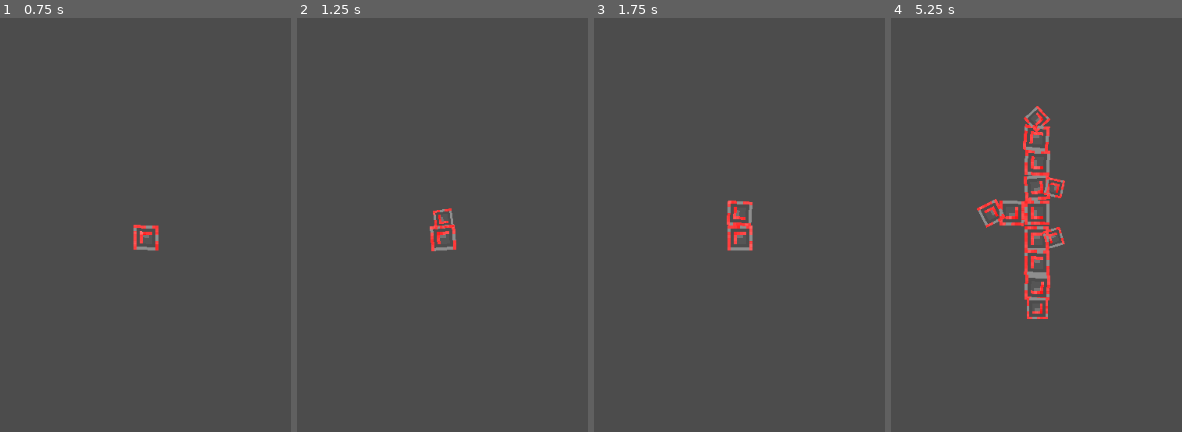
Above: before the commit, frames 1-4 (left to right).
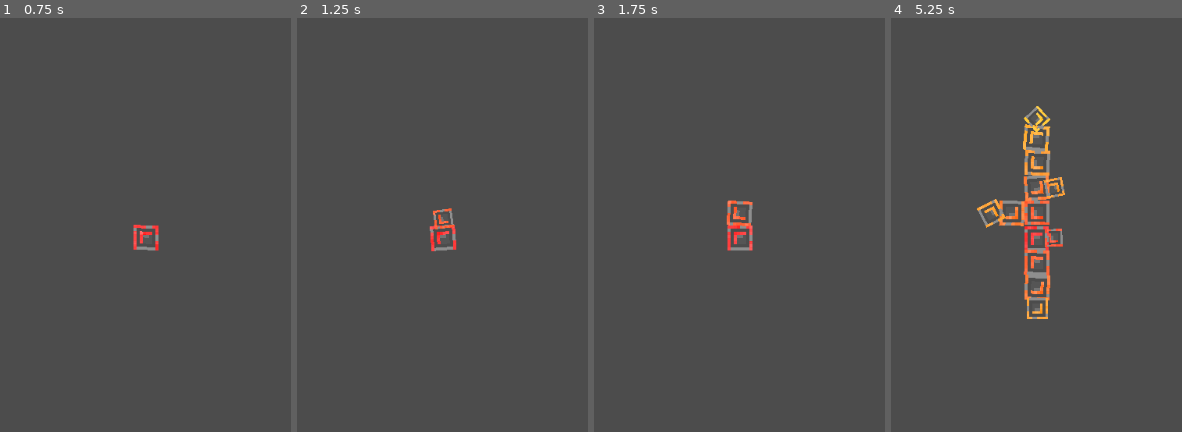
Above: after the commit, the same moments.

Repository: HoneyPony/your-attempt-to-avoid-certain-doom-at-the-hands-of-exponential-ish-growth-a-tower-defense-game
Game: Godot game, scene res://Game.tscn
The game is run twice, just before and just after one commit, with the same random seed, the same clock (stepped at 60 frames per second) and the same inputs.
Inputs:
- Up to frame 1 (0.75 s): tap Enter at 0.5 s
- Up to frame 2 (1.25 s): no input
- Up to frame 3 (1.75 s): no input
- Up to frame 4 (5.25 s): tap Space at 2 s

Frame 1 is identical in both runs. In frame 2, 0.1% of the frame differs, in the area x 46-54%, y 45-51%; in frame 3, 0.2%; in frame 4, 2.3%, in the area x 29-60%, y 21-73%.

Commit message:
Virus hue shift effect

Diff:
--- a/virus/Virus.gd
+++ b/virus/Virus.gd
@@ -58,6 +58,15 @@
 	# Grow in the same direction
 	v.direction_preference = dir
 
+	var color: Color = $Energy.modulate
+	# Hue shift... shows child-parent relationships, as well, which might
+	# be cool
+	var hue = color.h
+	hue += rand_range(0.01, 0.04)
+	while hue > 1.0:
+		hue -= 1.0
+	v.get_node("Energy").modulate = Color.from_hsv(hue, color.s, color.v)
+
 	parent_vc.add_child(v)
 
 func try_spawn(direction):
